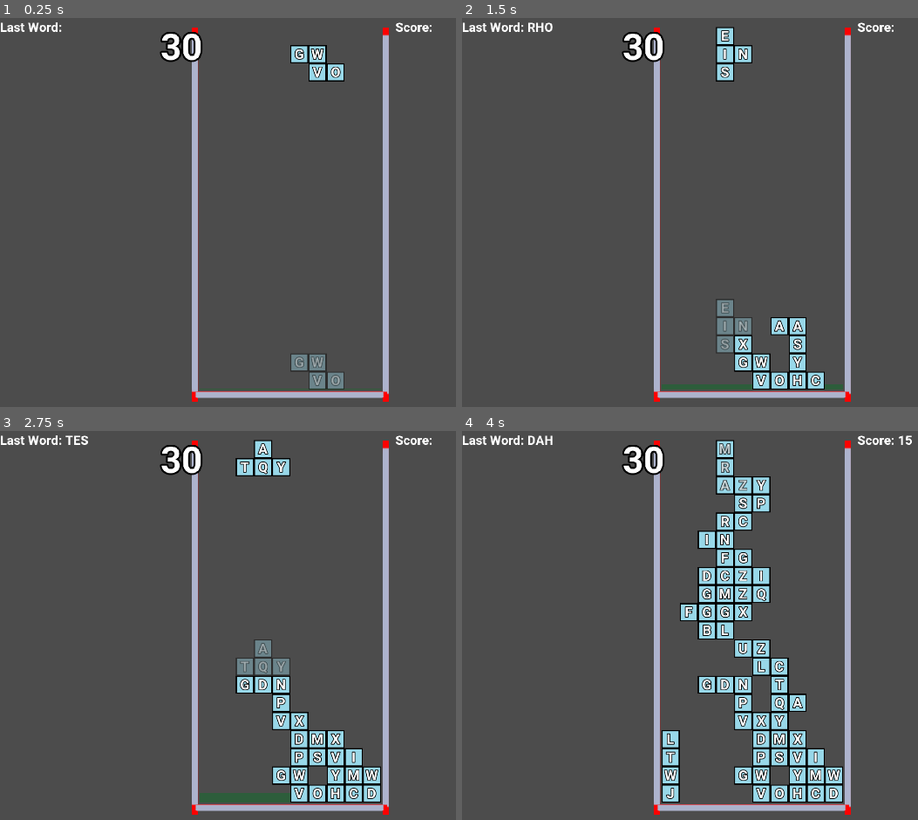
Above: before the commit, frames 1-4 (two rows, left to right).
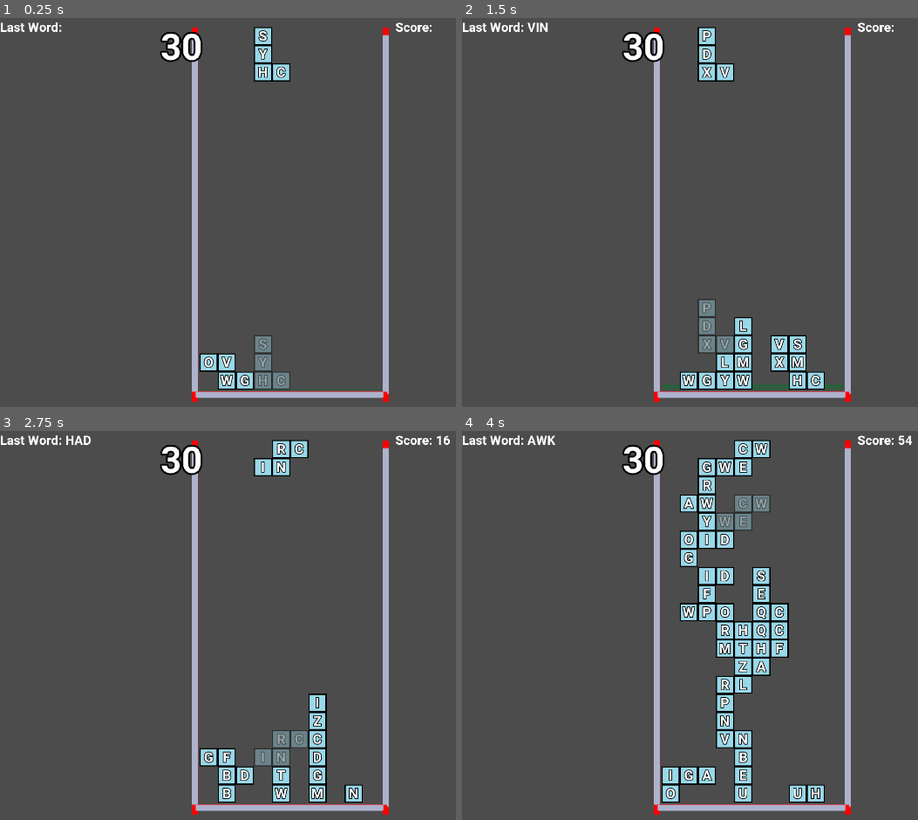
Above: after the commit, the same moments.

Repository: lmorgan42/Thesis
Game: Godot game, scene res://Main.tscn
Two runs of this game, one before a commit and one after it. Both use one fixed random seed, a clock stepped at 60 frames per second and the inputs below.
Inputs (mouse positions are in pixels of both pictures, inside the frame that each line leads up to):
- Up to frame 1 (0.25 s): no input
- Up to frame 2 (1.5 s): move the mouse to (outside the picture) at 0.52 s; hold Right (move_block_right) 0.53-1.28 s; hold Down (fast_fall) 0.53-1.28 s; click (outside the picture) at 0.67 s; move the mouse to (671, 231) at 1.27 s; hold Space (slam_down) from 1.28 s (still down); tap E (rotate_block_clockwise) at 1.35 s
- Up to frame 3 (2.75 s): move the mouse to (419, 539) at 2.02 s; release Space (slam_down) at 2.03 s; hold Right (move_block_right) from 2.03 s (still down); hold W (rotate_block_counterclockwise) from 2.03 s (still down)
- Up to frame 4 (4 s): move the mouse to (776, 703) at 2.77 s; release W (rotate_block_counterclockwise) at 2.78 s; tap Down (fast_fall) at 2.85 s; click (776, 703) at 2.92 s; move the mouse to (outside the picture) at 3.52 s; release Right (move_block_right) at 3.53 s; hold Left (move_block_left) from 3.53 s (still down); hold E (rotate_block_clockwise) from 3.53 s (still down)

The runs differ from the first frame. In frame 1, 3.4% of the frame differs, in the area x 43-76%, y 2-96%; in frame 2, 4.6%; in frame 3, 7.5%; in frame 4, 13%, in the area x 14-99%, y 1-96%.

Commit message:
Buggy Lowest square ai

Diff:
--- a/AIInputManager.gd
+++ b/AIInputManager.gd
@@ -7,8 +7,8 @@
 var stopOnEmpty = true
 var delay = true
 
-func init():
-	$"Random agent AI".init()
+func init(GameManager):
+	$"Lowest point AI".init(GameManager)
 
 func executeNext():
 	if commandQueue.empty(): return false
--- /dev/null
+++ b/Lowest point AI.gd
@@ -0,0 +1,83 @@
+extends Node
+
+var GameManager
+var highestPoints = []
+var blocks = []
+var blockBottom = []
+var movementTracker = 0
+
+func init(GameManager):
+	self.GameManager = GameManager
+	solveForMove()
+
+func solveForMove():
+	getBlocks()
+	checkLowestPoint()
+	resolveMovement()
+
+func getBlocks():
+	blocks = []
+	for block in GameManager.curNimo.blocks:
+		blocks.append(block.coords)
+
+func checkForXInBlocks(xValue):
+	for coord in blocks:
+		if coord.x == xValue: return true
+	return false
+
+func generateBlockBottom():
+	blockBottom = []
+	#find range of x values
+	var lowestX = 9
+	var highestX = 0
+	for coord in blocks:
+		if coord.x < lowestX: lowestX = coord.x
+		if coord.x > highestX: highestX = coord.x
+	#use the infor to prepare for movement and coord translation
+	movementTracker = -1 * lowestX
+	for i in range(highestX - lowestX + 1):
+		blockBottom.append(0)
+	#find lowest block for each x value
+	for coord in blocks:
+		var adjusted = lowestX - coord.x
+		if coord.y > blockBottom[adjusted]: blockBottom[adjusted] = coord.y
+
+func checkLowestPoint():
+	#fill out highestPoints
+	highestPoints = []
+	for i in range(10):
+		var curHeight = 19
+		while GameManager.superNimo.checkCollision(Vector2(i,curHeight)):
+			curHeight -= 1
+			if curHeight < 0:
+				curHeight = 0
+				break
+		highestPoints.append(curHeight)
+	generateBlockBottom()
+	#find furthest down block could move in each position and save best
+	var leftXPos = 0
+	var bestDistance = 0
+	for i in range(10 - len(blockBottom) + 1):
+		var bestSubDistance = 20
+		for j in range(len(blockBottom)):
+			var distance = highestPoints[i + j] - blockBottom[j]
+			if distance < bestSubDistance: bestSubDistance = distance
+		if bestSubDistance > bestDistance:
+			bestDistance = bestSubDistance
+			leftXPos = i
+	movementTracker += leftXPos
+
+func resolveMovement():
+	var moveString = ""
+	if movementTracker < 0:
+		moveString = "move_block_left"
+		movementTracker *= -1
+	else: moveString = "move_block_right"
+	for i in range(movementTracker):
+		get_parent().addCommand(moveString)
+	get_parent().addCommand("slam_down")
+	get_parent().start()
+
+
+func _on_AIInputManager_finished():
+	solveForMove()
--- a/Main.gd
+++ b/Main.gd
@@ -48,7 +48,7 @@
 	$PlaySpace.setScorePercent(0)
 	$DroppingTimer.wait_time = DefualtDropSpeed
 	createNimo(blockMaker.getNextNimo())
-	if aicontrolled: $AIInputManager.init()
+	if aicontrolled: $AIInputManager.init(self)
 
 	#Testing code
 	$AIInputManager.addCommand("move_block_right")
--- a/Main.tscn
+++ b/Main.tscn
@@ -1,10 +1,11 @@
-[gd_scene load_steps=9 format=2]
+[gd_scene load_steps=10 format=2]
 
 [ext_resource path="res://PlaySpace.tscn" type="PackedScene" id=1]
 [ext_resource path="res://Main.gd" type="Script" id=2]
 [ext_resource path="res://Assets/Roboto-Bold.ttf" type="DynamicFontData" id=3]
 [ext_resource path="res://AIInputManager.gd" type="Script" id=4]
 [ext_resource path="res://Random agent AI.gd" type="Script" id=5]
+[ext_resource path="res://Lowest point AI.gd" type="Script" id=6]
 
 [sub_resource type="DynamicFont" id=3]
 size = 35
@@ -32,6 +33,9 @@
 
 [node name="Random agent AI" type="Node" parent="AIInputManager"]
 script = ExtResource( 5 )
+
+[node name="Lowest point AI" type="Node" parent="AIInputManager"]
+script = ExtResource( 6 )
 
 [node name="ScoreLbl" type="Label" parent="."]
 margin_left = 1090.0
@@ -74,7 +78,7 @@
 autostart = true
 
 [connection signal="input_compelted" from="." to="AIInputManager" method="_on_Main_input_compelted"]
-[connection signal="finished" from="AIInputManager" to="AIInputManager/Random agent AI" method="_on_AIInputManager_finished"]
+[connection signal="finished" from="AIInputManager" to="AIInputManager/Lowest point AI" method="_on_AIInputManager_finished"]
 [connection signal="timeout" from="HoldingTimer" to="." method="_on_HoldingTimer_timeout"]
 [connection signal="timeout" from="DroppingTimer" to="." method="_on_Timer_timeout"]
 [connection signal="timeout" from="ScoreBuildupTimer" to="." method="_on_ScoreBuildupTimer_timeout"]
